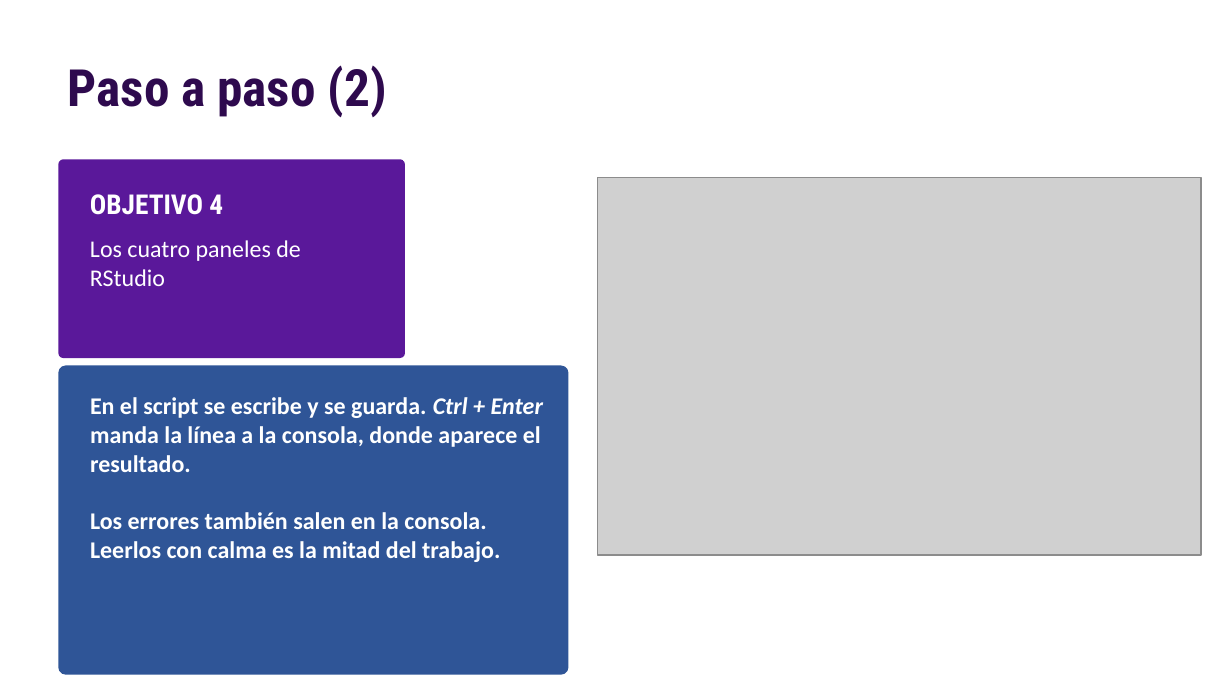
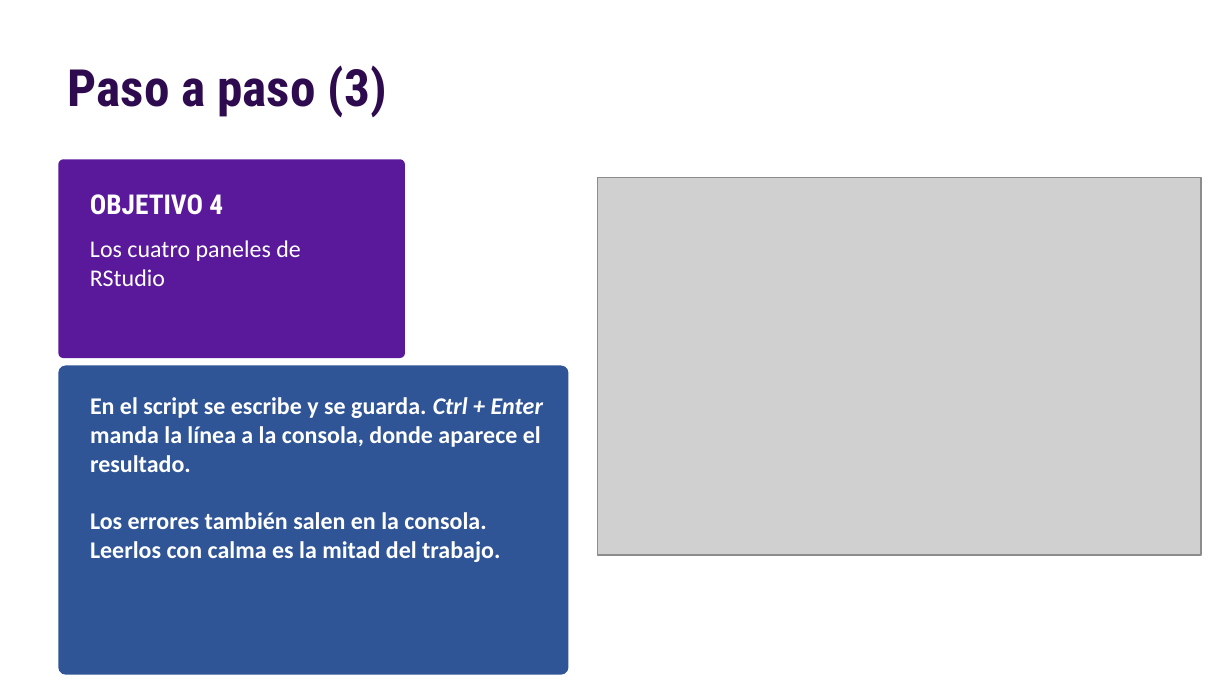
Before and after one commit to nahura99/visualizacion_datos_shiny, a slide deck: slide 11 of clase1/clase1.pptx (slide 10 before the commit). Drawn at 1232x693 pixels with LibreOffice and Linux fonts; fonts in the diff are those of the drawing; grey boxes stand for pictures. Boxes give left, top, right and bottom in pixels: in the first picture for what was removed or moved away, otherwise in the second. Text is boxed around its words. In the diff, an @@ line names an element or a change of style, - is before the commit and + after.

```diff
--- a/clase1/clase1.pptx
+++ b/clase1/clase1.pptx
@@ text at (x1=68, y1=65, x2=387, y2=117): text changed @@
-Paso a paso (2)
+Paso a paso (3)
```
Also in this commit, not shown: 6 other slides changed, 3 slides added, 5 other files.
